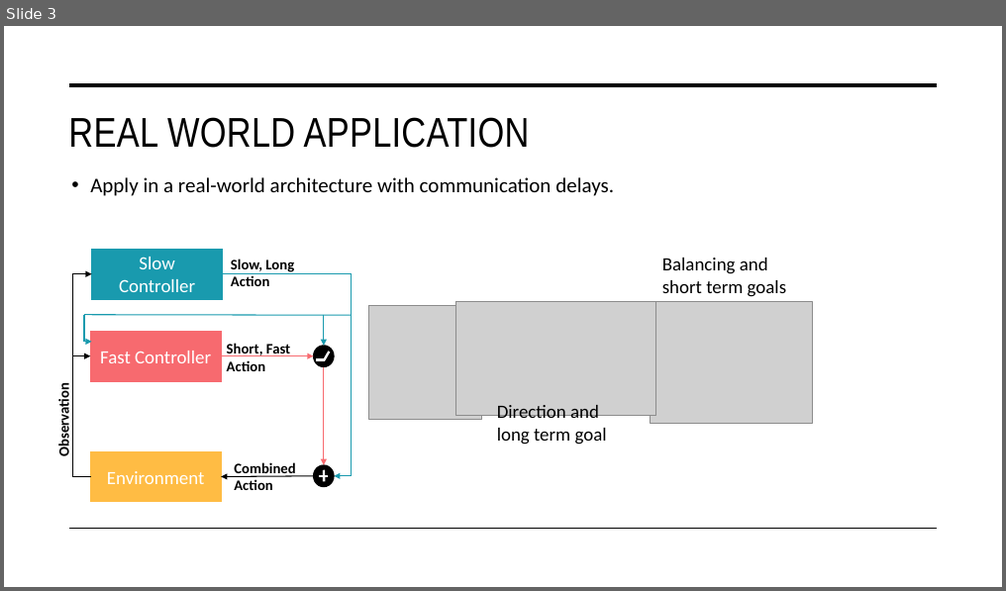
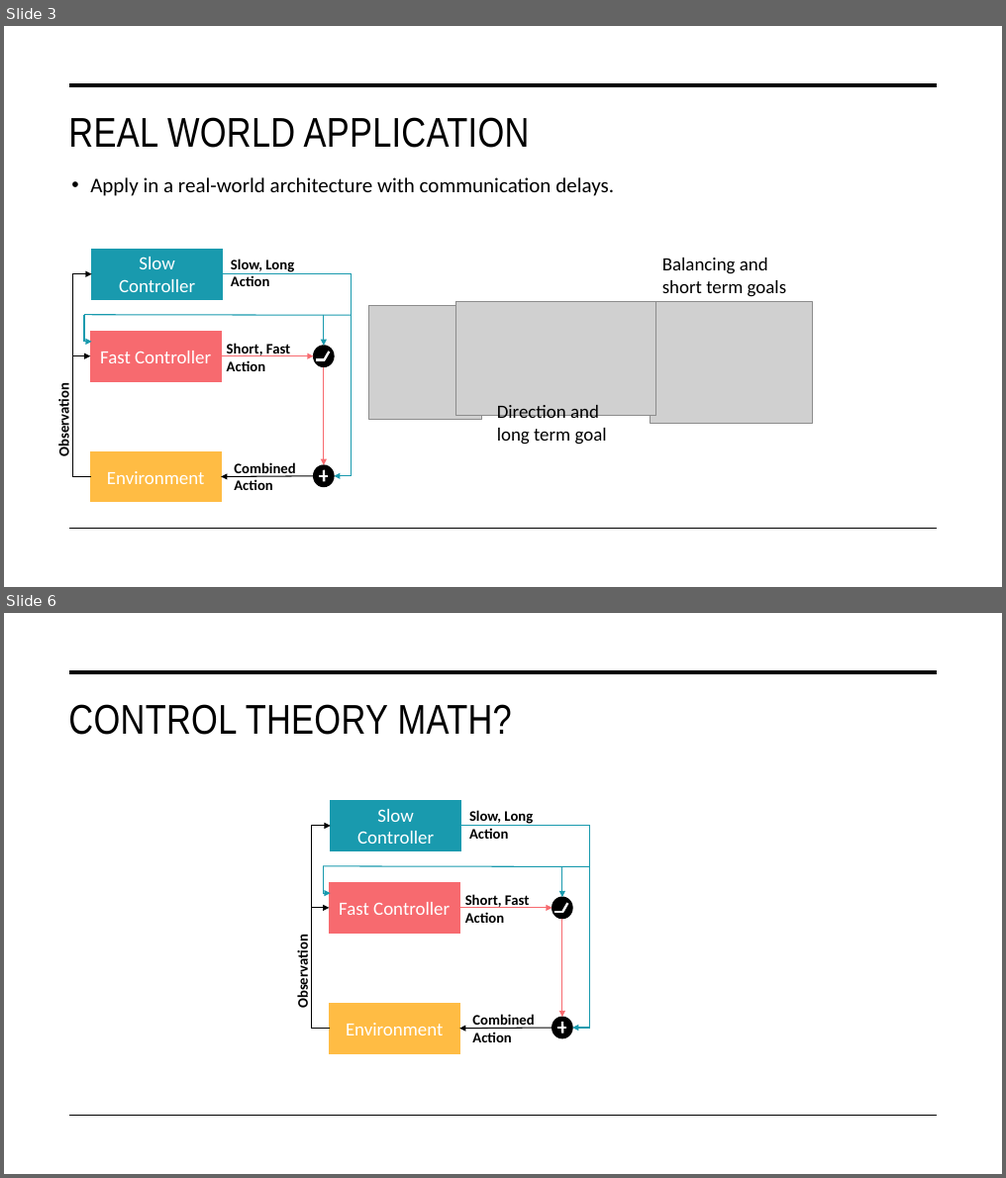
Before and after one commit to miracleyoo/TD3, a slide deck: documents/Temporally Layered Architecture.pptx. Shown one above the other, each under a label of ours: slide 3 before the commit, slides 3 and 6 after it; the slides between them are not shown. The pictures are 1006x591 and 1006x1178 pixels, drawn with LibreOffice and Linux fonts; fonts in the diff are those of the drawing; grey boxes stand for pictures. Boxes give left, top, right and bottom in pixels: in the first picture for what was removed or moved away, otherwise in the second. Text is boxed around its words. In the diff, an @@ line names an element or a change of style, - is before the commit and + after.

```diff
--- a/documents/Temporally Layered Architecture.pptx
+++ b/documents/Temporally Layered Architecture.pptx
@@ slide 6 added at <box>4,613,1002,1174</box>, background #FFFFFF; not listed: 2 template elements that a slide beside it also shows @@
@@ title added at <box>68,704,512,735</box>, 40 pt, text #000000 @@
+CONTROL THEORY MATH?
@@ group added at <box>294,801,590,1054</box>: 6 lines, 5 arrows, 4 texts, 3 rectangles, 3 elbow arrows, 2 ellipses @@
+Slow Controller
+Fast Controller
+Environment
+Slow, Long Action
+Short, Fast
+Action
+Combined
+Action
+Observation
```
Also in this commit, not shown: 6 other slides added.
